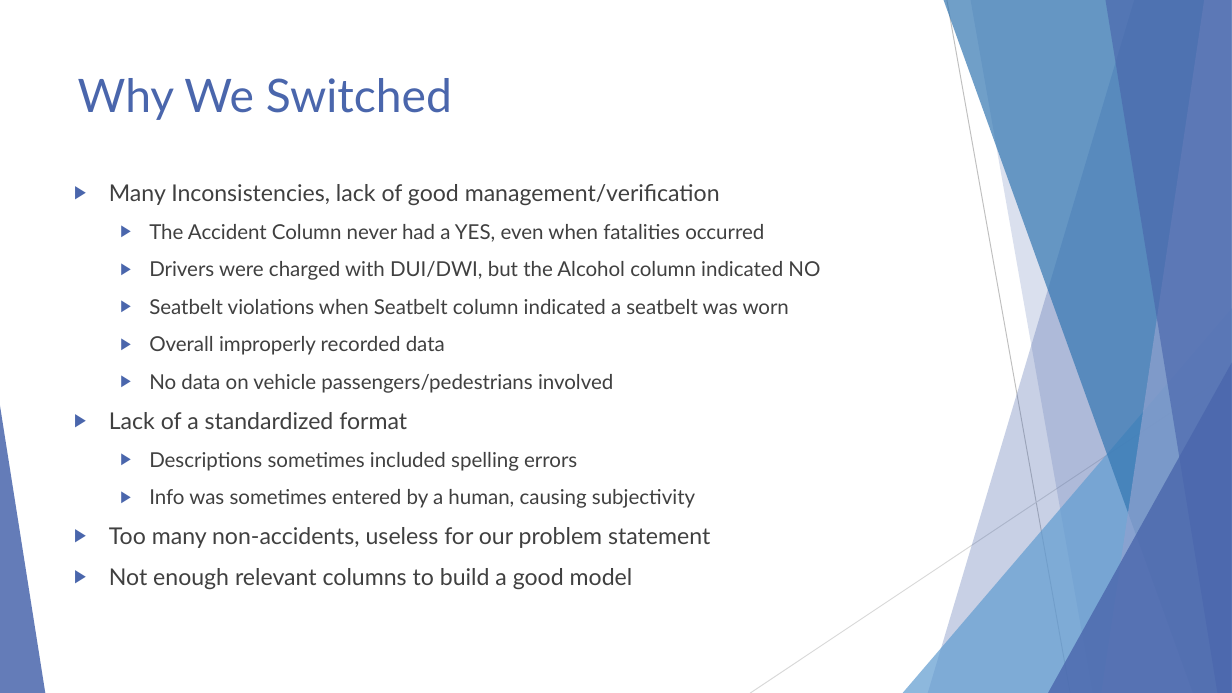
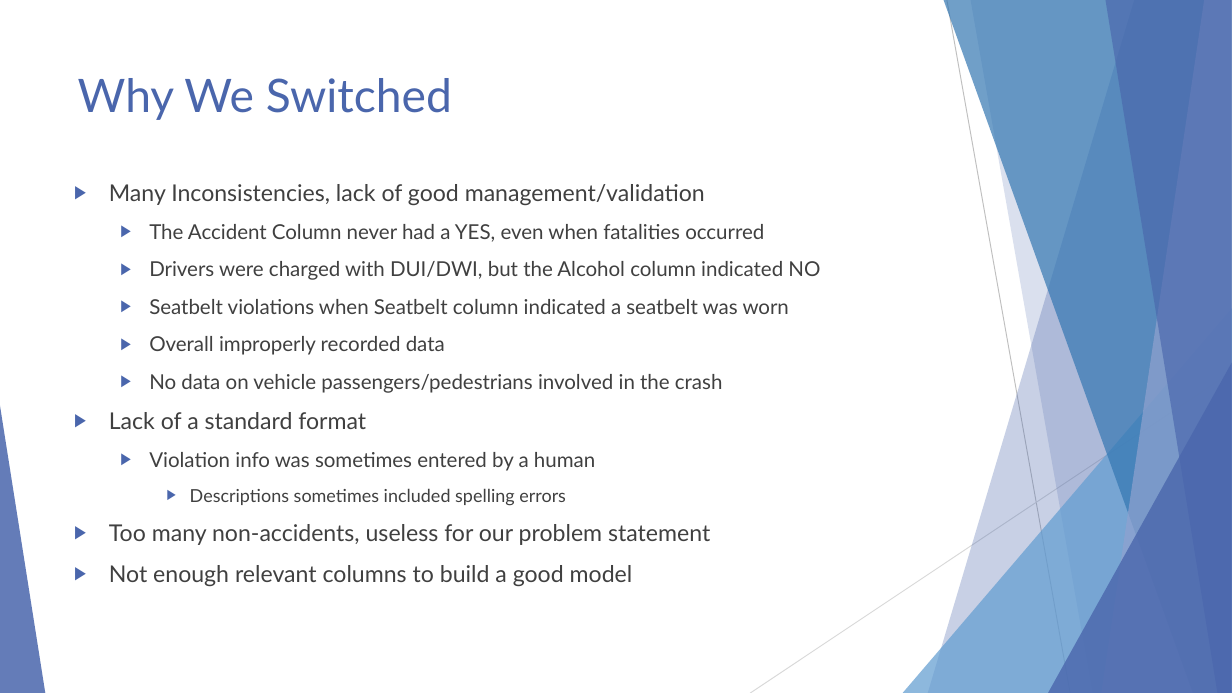
Before and after one commit to ndarwich/Crash-Analysis, a slide deck: slide 3 of Slides/An Investigation.pptx. Drawn at 1232x693 pixels with LibreOffice and Linux fonts; fonts in the diff are those of the drawing. Boxes give left, top, right and bottom in pixels: in the first picture for what was removed or moved away, otherwise in the second. Text is boxed around its words. In the diff, an @@ line names an element or a change of style, - is before the commit and + after.

```diff
--- a/Slides/An Investigation.pptx
+++ b/Slides/An Investigation.pptx
@@ text at (109,184,705,205): text changed @@
-▶ Many Inconsistencies, lack of good management/verification
+▶ Many Inconsistencies, lack of good management/validation
@@ text at (109,374,723,471): text changed @@
-  ▶ No data on vehicle passengers/pedestrians involved
-▶ Lack of a standardized format
+  ▶ No data on vehicle passengers/pedestrians involved in the crash
+▶ Lack of a standard format
+  ▶ Violation info was sometimes entered by a human
@@ text at (149,489,695,508): paragraph removed @@
-  ▶ Info was sometimes entered by a human, causing subjectivity
@@ text at (190,488,566,506): size 16 to 14 pt in "Descriptions sometimes included spelling errors"; list level 2 to 3 in "Descriptions sometimes included spelling errors" @@
```
Also in this commit, not shown: 20 other slides changed, 17 slides added, 4 slides removed, 1 other file.
